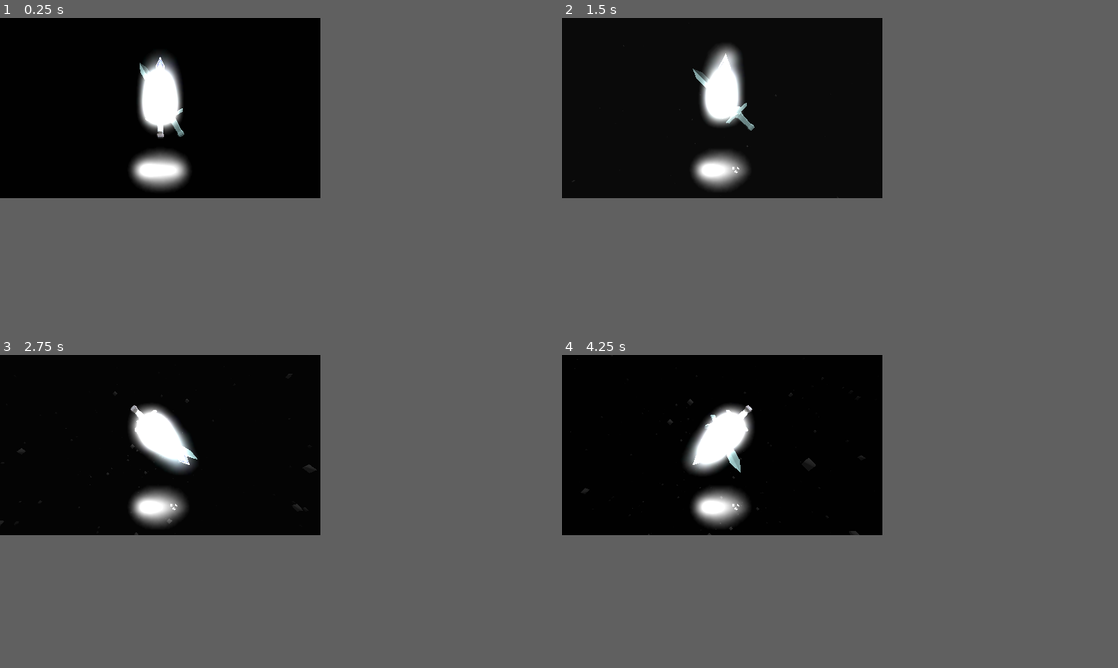
Above: before the commit, frames 1-4 (two rows, left to right).
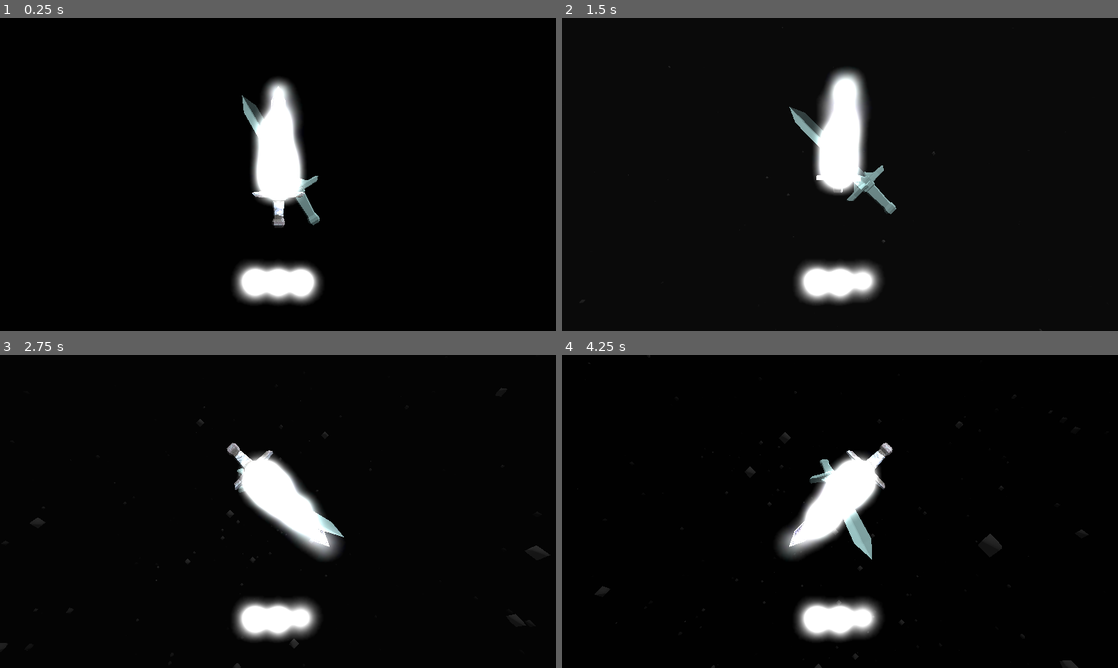
Above: after the commit, the same moments.

Repository: Lukko-Digital/Bladebearer
Game: Godot game, scene res://src/main.tscn
Two runs of this game, one before a commit and one after it. Both use one fixed random seed, a clock stepped at 60 frames per second and the inputs below.
Inputs:
- Up to frame 1 (0.25 s): no input
- Up to frame 2 (1.5 s): hold D (right) 0.53-1.28 s; hold Shift (shift) 0.53-1.28 s; hold S (backward) from 1.28 s (still down); tap Space (space) at 1.35 s
- Up to frame 3 (2.75 s): release S (backward) at 2.03 s; hold D (right) from 2.03 s (still down); hold Shift (shift) from 2.03 s (still down)
- Up to frame 4 (4.25 s): release D (right) at 2.78 s; release Shift (shift) at 2.78 s; hold W (forward) 2.78-3.53 s; tap Space (space) at 2.85 s; hold A (left) from 3.53 s (still down); hold Shift (shift) from 3.53 s (still down)
The window is 461x259 before the commit and 800x450 after it. Grey fills any space a smaller window leaves; there, only what the larger window draws over its background counts as a difference.

The runs differ from the first frame. In frame 1, 8.7% of the frame differs, in the area x 23-58%, y 11-92%; in frame 2, 8.7%; in frame 3, 8.5%; in frame 4, 9.0%, in the area x 1-95%, y 0-100%.

Commit message:
added viewport pixelation test scene

Diff:
--- a/project.godot
+++ b/project.godot
@@ -17,8 +17,8 @@
 
 [display]
 
-window/size/viewport_width=461
-window/size/viewport_height=259
+window/size/viewport_width=1920
+window/size/viewport_height=1080
 window/size/mode=3
 window/stretch/mode="viewport"
 
--- a/src/game_sequence_handler.gd
+++ b/src/game_sequence_handler.gd
@@ -10,7 +10,7 @@
 @export var target: Target
 @export var camera: MainCamera
 
-@onready var main: Node3D = get_tree().current_scene
+@onready var main: Node3D = get_owner()
 
 signal sequence_finished
 
--- /dev/null
+++ b/src/viewport_test.tscn
@@ -0,0 +1,28 @@
+[gd_scene load_steps=2 format=3 uid="uid://crqik0c0eibgh"]
+
+[ext_resource type="PackedScene" uid="uid://p423tqksuch1" path="res://src/main.tscn" id="1_gca0o"]
+
+[node name="ViewportTest" type="Control"]
+layout_mode = 3
+anchors_preset = 15
+anchor_right = 1.0
+anchor_bottom = 1.0
+grow_horizontal = 2
+grow_vertical = 2
+
+[node name="SubViewportContainer" type="SubViewportContainer" parent="."]
+layout_mode = 1
+anchors_preset = 15
+anchor_right = 1.0
+anchor_bottom = 1.0
+grow_horizontal = 2
+grow_vertical = 2
+stretch = true
+stretch_shrink = 3
+
+[node name="SubViewport" type="SubViewport" parent="SubViewportContainer"]
+handle_input_locally = false
+size = Vector2i(640, 360)
+render_target_update_mode = 4
+
+[node name="Main" parent="SubViewportContainer/SubViewport" instance=ExtResource("1_gca0o")]
